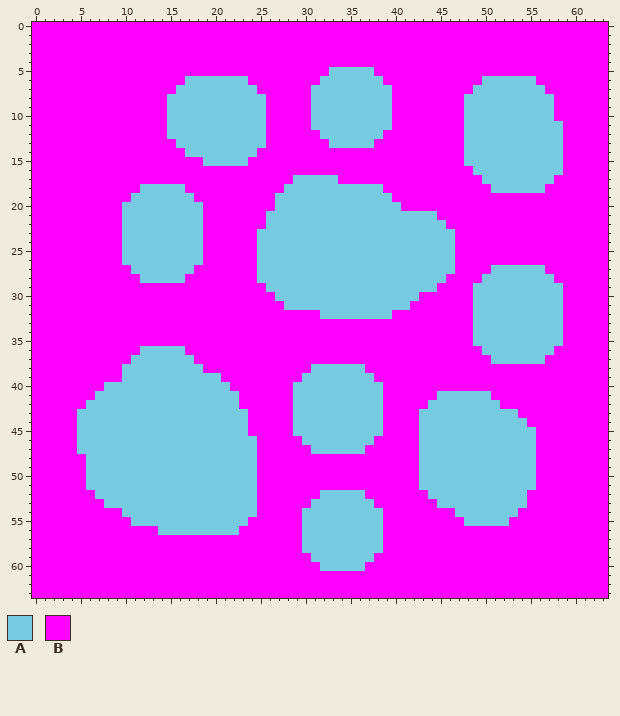
Two states of a pixel-art sprite, assets/diamond.png. This is how it looked before the edit.
The file is 64x64 pixels. Colours within 5 levels of each other are drawn and written as one.
Palette (. is transparent): A #76cbe0  B #ff00ff
Pixels before (only the part around the change), first column x 2:
 0 BBBBBBBBBBBBBBBBBBBBBBBBBBBBBBBBBBBBBBBBBBBBBBBBBBBBBBBBBBBBBB
 1 BBBBBBBBBBBBBBBBBBBBBBBBBBBBBBBBBBBBBBBBBBBBBBBBBBBBBBBBBBBBBB
 2 BBBBBBBBBBBBBBBBBBBBBBBBBBBBBBBBBBBBBBBBBBBBBBBBBBBBBBBBBBBBBB
 3 BBBBBBBBBBBBBBBBBBBBBBBBBBBBBBBBBBBBBBBBBBBBBBBBBBBBBBBBBBBBBB
 4 BBBBBBBBBBBBBBBBBBBBBBBBBBBBBBBBBBBBBBBBBBBBBBBBBBBBBBBBBBBBBB
 5 BBBBBBBBBBBBBBBBBBBBBBBBBBBBBBBAAAAABBBBBBBBBBBBBBBBBBBBBBBBBB
 6 BBBBBBBBBBBBBBBAAAAAAABBBBBBBBAAAAAAABBBBBBBBBBBAAAAAABBBBBBBB
 7 BBBBBBBBBBBBBBAAAAAAAAABBBBBBAAAAAAAAABBBBBBBBBAAAAAAAABBBBBBB
 8 BBBBBBBBBBBBBAAAAAAAAAAABBBBBAAAAAAAAABBBBBBBBAAAAAAAAAABBBBBB
 9 BBBBBBBBBBBBBAAAAAAAAAAABBBBBAAAAAAAAABBBBBBBBAAAAAAAAAABBBBBB
10 BBBBBBBBBBBBBAAAAAAAAAAABBBBBAAAAAAAAABBBBBBBBAAAAAAAAAABBBBBB
11 BBBBBBBBBBBBBAAAAAAAAAAABBBBBAAAAAAAAABBBBBBBBAAAAAAAAAAABBBBB
12 BBBBBBBBBBBBBAAAAAAAAAAABBBBBBAAAAAAABBBBBBBBBAAAAAAAAAAABBBBB
13 BBBBBBBBBBBBBBAAAAAAAAAABBBBBBBAAAAABBBBBBBBBBAAAAAAAAAAABBBBB
14 BBBBBBBBBBBBBBBAAAAAAAABBBBBBBBBBBBBBBBBBBBBBBAAAAAAAAAAABBBBB
15 BBBBBBBBBBBBBBBBBAAAAABBBBBBBBBBBBBBBBBBBBBBBBAAAAAAAAAAABBBBB
16 BBBBBBBBBBBBBBBBBBBBBBBBBBBBBBBBBBBBBBBBBBBBBBBAAAAAAAAAABBBBB
17 BBBBBBBBBBBBBBBBBBBBBBBBBBBAAAAABBBBBBBBBBBBBBBBAAAAAAAABBBBBB
18 BBBBBBBBBBAAAAABBBBBBBBBBBAAAAAAAAAAABBBBBBBBBBBBAAAAAABBBBBBB
19 BBBBBBBBBAAAAAAABBBBBBBBBAAAAAAAAAAAAABBBBBBBBBBBBBBBBBBBBBBBB
20 BBBBBBBBAAAAAAAAABBBBBBBBAAAAAAAAAAAAAABBBBBBBBBBBBBBBBBBBBBBB
21 BBBBBBBBAAAAAAAAABBBBBBBAAAAAAAAAAAAAAAAAAABBBBBBBBBBBBBBBBBBB
22 BBBBBBBBAAAAAAAAABBBBBBBAAAAAAAAAAAAAAAAAAAABBBBBBBBBBBBBBBBBB
23 BBBBBBBBAAAAAAAAABBBBBBAAAAAAAAAAAAAAAAAAAAAABBBBBBBBBBBBBBBBB
24 BBBBBBBBAAAAAAAAABBBBBBAAAAAAAAAAAAAAAAAAAAAABBBBBBBBBBBBBBBBB
25 BBBBBBBBAAAAAAAAABBBBBBAAAAAAAAAAAAAAAAAAAAAABBBBBBBBBBBBBBBBB
26 BBBBBBBBAAAAAAAAABBBBBBAAAAAAAAAAAAAAAAAAAAAABBBBBBBBBBBBBBBBB
27 BBBBBBBBBAAAAAAABBBBBBBAAAAAAAAAAAAAAAAAAAAAABBBBAAAAAABBBBBBB
28 BBBBBBBBBBAAAAABBBBBBBBAAAAAAAAAAAAAAAAAAAAABBBBAAAAAAAABBBBBB
29 BBBBBBBBBBBBBBBBBBBBBBBBAAAAAAAAAAAAAAAAAAABBBBAAAAAAAAAABBBBB
30 BBBBBBBBBBBBBBBBBBBBBBBBBAAAAAAAAAAAAAAAABBBBBBAAAAAAAAAABBBBB
31 BBBBBBBBBBBBBBBBBBBBBBBBBBAAAAAAAAAAAAAABBBBBBBAAAAAAAAAABBBBB
32 BBBBBBBBBBBBBBBBBBBBBBBBBBBBBBAAAAAAAABBBBBBBBBAAAAAAAAAABBBBB
33 BBBBBBBBBBBBBBBBBBBBBBBBBBBBBBBBBBBBBBBBBBBBBBBAAAAAAAAAABBBBB
34 BBBBBBBBBBBBBBBBBBBBBBBBBBBBBBBBBBBBBBBBBBBBBBBAAAAAAAAAABBBBB
35 BBBBBBBBBBBBBBBBBBBBBBBBBBBBBBBBBBBBBBBBBBBBBBBAAAAAAAAAABBBBB
36 BBBBBBBBBBAAAAABBBBBBBBBBBBBBBBBBBBBBBBBBBBBBBBBAAAAAAAABBBBBB
37 BBBBBBBBBAAAAAAABBBBBBBBBBBBBBBBBBBBBBBBBBBBBBBBBAAAAAABBBBBBB
38 BBBBBBBBAAAAAAAAABBBBBBBBBBBBAAAAAABBBBBBBBBBBBBBBBBBBBBBBBBBB
39 BBBBBBBBAAAAAAAAAAABBBBBBBBBAAAAAAAABBBBBBBBBBBBBBBBBBBBBBBBBB
40 BBBBBBAAAAAAAAAAAAAABBBBBBBAAAAAAAAAABBBBBBBBBBBBBBBBBBBBBBBBB
41 BBBBBAAAAAAAAAAAAAAAABBBBBBAAAAAAAAAABBBBBBAAAAAABBBBBBBBBBBBB
42 BBBBAAAAAAAAAAAAAAAAABBBBBBAAAAAAAAAABBBBBAAAAAAAABBBBBBBBBBBB
43 BBBAAAAAAAAAAAAAAAAAAABBBBBAAAAAAAAAABBBBAAAAAAAAAAABBBBBBBBBB
44 BBBAAAAAAAAAAAAAAAAAAABBBBBAAAAAAAAAABBBBAAAAAAAAAAAABBBBBBBBB
45 BBBAAAAAAAAAAAAAAAAAAABBBBBAAAAAAAAAABBBBAAAAAAAAAAAAABBBBBBBB
46 BBBAAAAAAAAAAAAAAAAAAAABBBBBAAAAAAAABBBBBAAAAAAAAAAAAABBBBBBBB
47 BBBAAAAAAAAAAAAAAAAAAAABBBBBBAAAAAABBBBBBAAAAAAAAAAAAABBBBBBBB
48 BBBBAAAAAAAAAAAAAAAAAAABBBBBBBBBBBBBBBBBBAAAAAAAAAAAAABBBBBBBB
49 BBBBAAAAAAAAAAAAAAAAAAABBBBBBBBBBBBBBBBBBAAAAAAAAAAAAABBBBBBBB
50 BBBBAAAAAAAAAAAAAAAAAAABBBBBBBBBBBBBBBBBBAAAAAAAAAAAAABBBBBBBB
51 BBBBAAAAAAAAAAAAAAAAAAABBBBBBBBBBBBBBBBBBAAAAAAAAAAAAABBBBBBBB
52 BBBBBAAAAAAAAAAAAAAAAAABBBBBBBAAAAABBBBBBBAAAAAAAAAAABBBBBBBBB
53 BBBBBBAAAAAAAAAAAAAAAAABBBBBBAAAAAAABBBBBBBAAAAAAAAAABBBBBBBBB
54 BBBBBBBBAAAAAAAAAAAAAAABBBBBAAAAAAAAABBBBBBBBAAAAAAABBBBBBBBBB
55 BBBBBBBBBAAAAAAAAAAAAABBBBBBAAAAAAAAABBBBBBBBBAAAAABBBBBBBBBBB
56 BBBBBBBBBBBBAAAAAAAAABBBBBBBAAAAAAAAABBBBBBBBBBBBBBBBBBBBBBBBB
57 BBBBBBBBBBBBBBBBBBBBBBBBBBBBAAAAAAAAABBBBBBBBBBBBBBBBBBBBBBBBB
58 BBBBBBBBBBBBBBBBBBBBBBBBBBBBAAAAAAAAABBBBBBBBBBBBBBBBBBBBBBBBB
59 BBBBBBBBBBBBBBBBBBBBBBBBBBBBBAAAAAAABBBBBBBBBBBBBBBBBBBBBBBBBB
60 BBBBBBBBBBBBBBBBBBBBBBBBBBBBBBAAAAABBBBBBBBBBBBBBBBBBBBBBBBBBB
61 BBBBBBBBBBBBBBBBBBBBBBBBBBBBBBBBBBBBBBBBBBBBBBBBBBBBBBBBBBBBBB
62 BBBBBBBBBBBBBBBBBBBBBBBBBBBBBBBBBBBBBBBBBBBBBBBBBBBBBBBBBBBBBB
63 BBBBBBBBBBBBBBBBBBBBBBBBBBBBBBBBBBBBBBBBBBBBBBBBBBBBBBBBBBBBBB
After the commit:
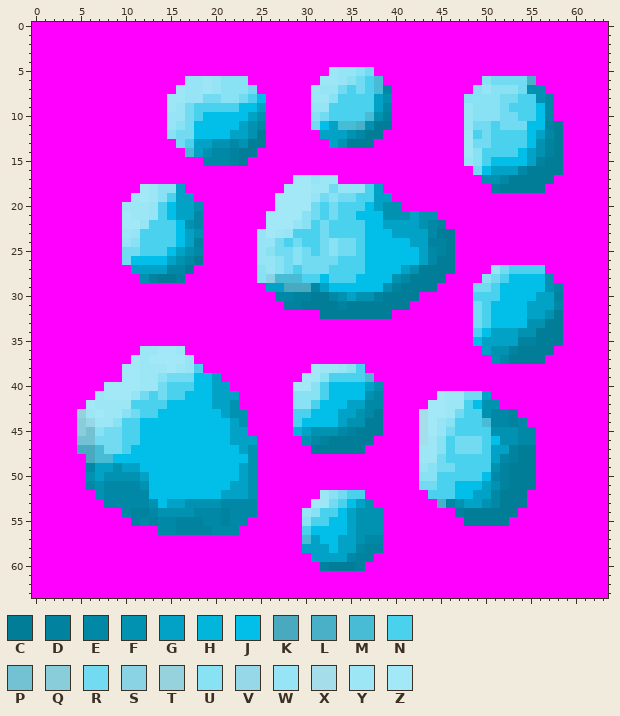
Colours new in this view: C #017d98  D #0183a0  E #0188a6  F #0191b1  G #01a2c5  H #01b5db  J #01bfe8  K #49a9bf  L #49b0c7  M #49bcd5  N #49d1ee  P #72c2d3  Q #89ccda  R #72dbf2  S #89d3e4  T #96d1de  U #89e1f4  V #96d8e7  W #96e4f5  X #a5deea  Y #9de6f6  Z #a3e8f6
The edit:
Changed rows in their new state; - is an unchanged pixel.
first column x 5:
 5 ----------------------------YWWUR---------------------
 6 ------------WWYWUUU--------YYWURNM-----------URRRRL---
 7 -----------YWWYWUUUR------YWWRNRNME---------UWUUURFF--
 8 ----------YYWWRRUURNJ-----YYUNNNNGF--------UUUURRNNFE-
 9 ----------YWRNNNNNJJG-----WWNNNNNGE--------WUUURNNNJE-
10 ----------WWRNJJJJJGF-----URNNNNMFD--------WUUURRNNJE-
11 ----------WURJJJJJGFE-----RJGMMLFCC--------WRRNRRRJJDC
12 ----------URRJJJJGGFC------GGGFECC---------YNRNNNNJGEC
13 -----------RNGGFFEFCC-------GFCCC----------YRRNNNNJFDC
14 ------------MGFEEDCC-----------------------YUNNNNJGFDC
15 --------------EEEDC------------------------WUNJJJJGDCC
16 --------------------------------------------RJGGGECCCC
17 ------------------------ZZWYY----------------FFECCCCC-
18 -------ZYUUG-----------ZZZYYRWWWNG------------DCCCCC--
19 ------YZYUNGG---------ZZZZWRURRNNGG-------------------
20 -----YYYWNJGGF--------ZZZZRNRNNNJGFF------------------
21 -----ZYYWNJGGE-------ZZZZURNRNNJJJFFFGFF--------------
22 -----ZZWNNNJFE-------ZZZWUNRNNNNJJGGGGFED-------------
23 -----YWNNNNJGF------WZYWNNNRNNNNJJJGGGGECC------------
24 -----WUNNNNJGD------WWRNRNNRURRNJJJJJGGDDC------------
25 -----RRNNNJGFE------WURRURNRURRNJJJJJJGEDC------------
26 -----RJJJJGFEC------WWURURRRRNNNJJJJJJGECC------------
27 ------GGGGEEC-------UWURNRRRNNNNJJJJGFCCCC----WRNNNN--
28 -------FDCCD--------USMMMNNJNNNJJJJFECCCC----URNJJJJF-
29 ---------------------GGKKKEGJJJJJJFDCCCC----RRNJJJJJFE
30 ----------------------EEDDCCEFGFFDCCCC------NNNJJJJGGD
31 -----------------------DDCCCCDCCCCCCC-------RNJJJJGGGE
32 ---------------------------CCCCCCCC---------RNJJJJGGFC
33 --------------------------------------------RNJJJJFFCC
34 --------------------------------------------NJGGGFFCCC
35 --------------------------------------------JGGGGDDCCC
36 -------YYZZY---------------------------------GFFDCCCC-
37 ------ZYZZZZW---------------------------------FECCCC--
38 -----ZZYYYZYWN------------ZYYWUN----------------------
39 -----ZZYYURRRJJG---------ZZUNNNNM---------------------
40 ---ZZZZYYRNNNJJGG-------ZZUNJJJJGF--------------------
41 --YZZZWRNRNNJJJGGG------UUUNJJJJFE------ZYYRRG--------
42 -ZYYYYNNNNJJJJJGGF------UUNJJJGGEE-----ZZYYNJFF-------
43 TYZYYURNNJJJJJJJGFF-----NNJJJGGFEC----XZZYRNNFEED-----
44 QVYYUNNJJJJJJJJJJGF-----NJJJJGFFCC----XZWUNNNMEEDE----
45 QPURRNNJJJJJJJJJJGG-----HGFFFEDCCC----XZWRNNNNFFFEE---
46 PPRRRNNJJJJJJJJJJGGG-----FEDCCCCC-----XYUNRRRNJFFEE---
47 KKMRRNJJJJJJJJJJJJGF------CCCCCC------YYUNRRRNGGDCC---
48 -KMMJJJJJJJJJJJJJJJF------------------YYRNNNNNGEDCC---
49 -EGGFGGJJJJJJJJJJJGF------------------WURRNNNNFDCCC---
50 -FGFFFFGJJJJJJJJJJGF------------------UUNNNNNJEDCCC---
51 -EFEEEEFJJJJJJJJJGGF------------------RRNNJJJGFDCCC---
52 --FEEEEEJJJJJJJJGGGF-------YURNN-------NNNJJGGECCC----
53 ---EEEEEFJGGFFFFEEEE------ZYRNJGF-------LEFGGFECCC----
54 -----EDDEFFFFEEEDEEE-----WUNNJGFFF--------DCCCCCC-----
55 ------DEDEEDDDEEDEE------UNNJJGFFF---------CCCCC------
56 ---------EEDDDDEEE-------NJJJJGFFF--------------------
57 -------------------------MGJJGGFEE--------------------
58 -------------------------GGGJGGEDD--------------------
59 --------------------------GGGGEDD---------------------
60 ---------------------------DCCCD----------------------
Pixel boxes of the changes (left, top, right, bottom) in both pictures:
changed: (77, 67, 563, 571)
